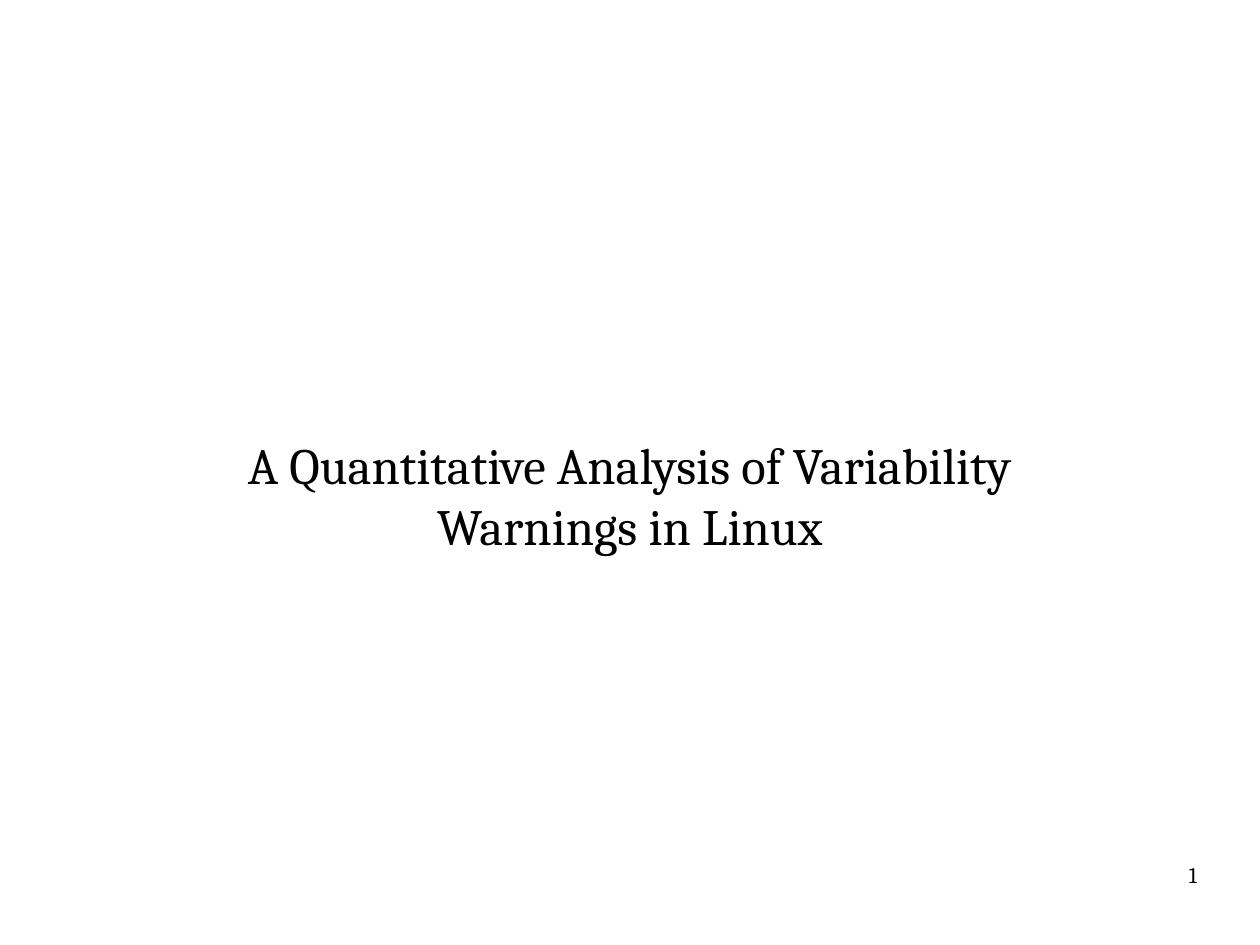
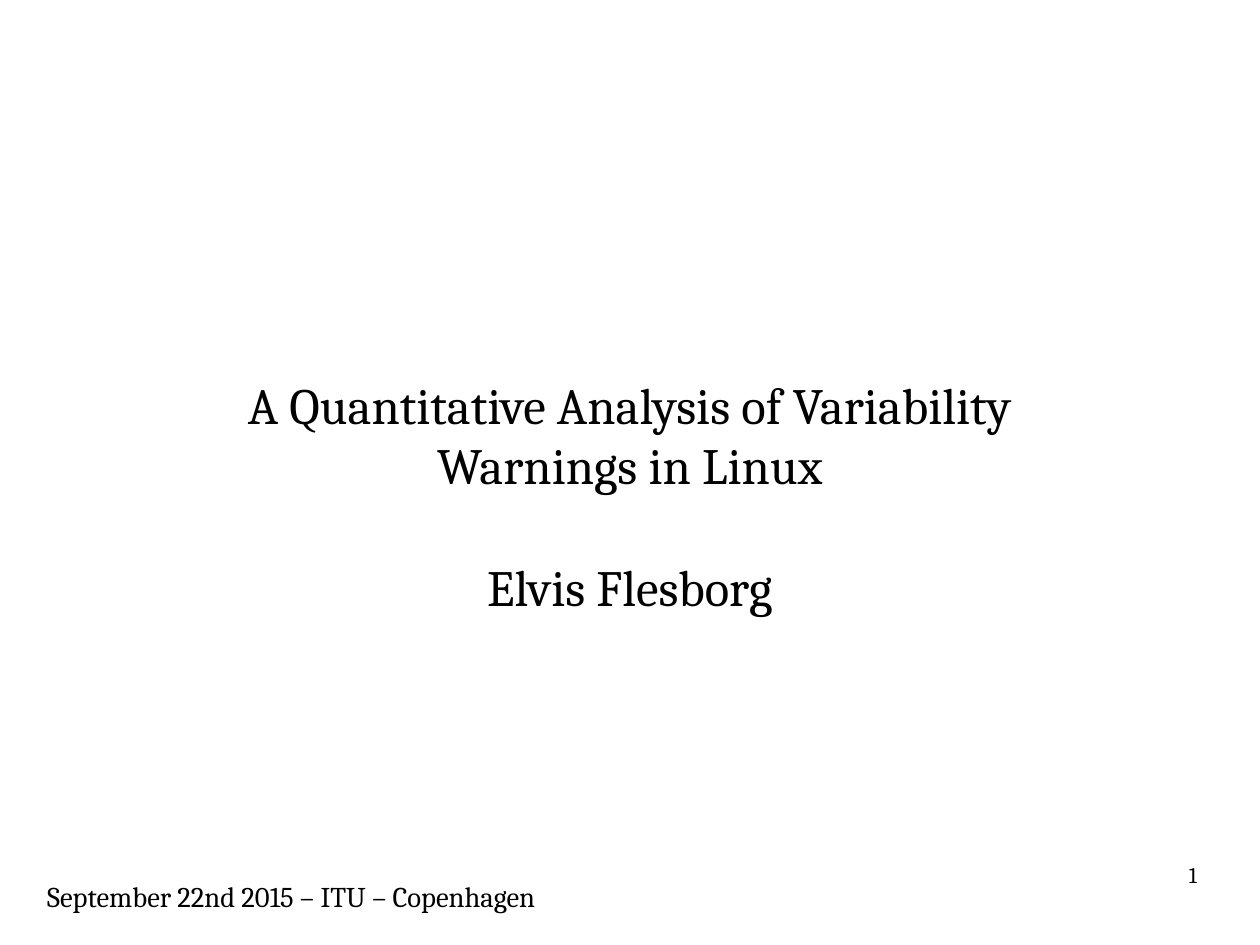
Before and after one commit to itu-square/quantify_linux_errors, a slide deck: slide 1 of notes/pres/pres.odp. Drawn at 1260x945 pixels with LibreOffice and Linux fonts; fonts in the diff are those of the drawing. Boxes give left, top, right and bottom in pixels: in the first picture for what was removed or moved away, otherwise in the second. Text is boxed around its words. In the diff, an @@ line names an element or a change of style, - is before the commit and + after.

```diff
--- a/notes/pres/pres.odp
+++ b/notes/pres/pres.odp
@@ subtitle at box(487, 570, 772, 617): paragraph added @@
+Elvis Flesborg
@@ text added at box(47, 887, 535, 913), 18 pt, text #000000 @@
+September 22nd 2015 – ITU – Copenhagen
```
Also in this commit, not shown: 14 other slides changed, 3 slides added, 1 slide removed, 1 other file.
